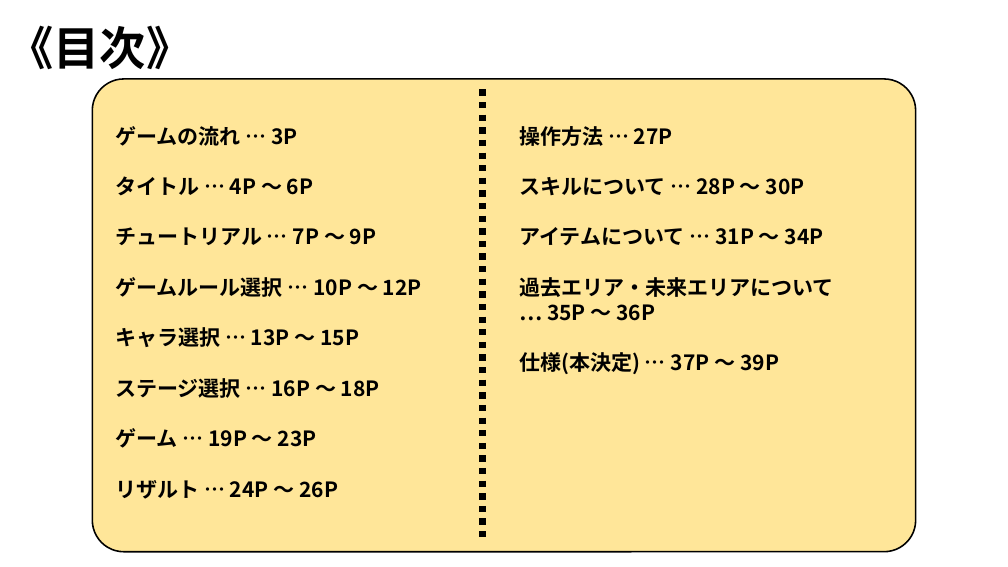
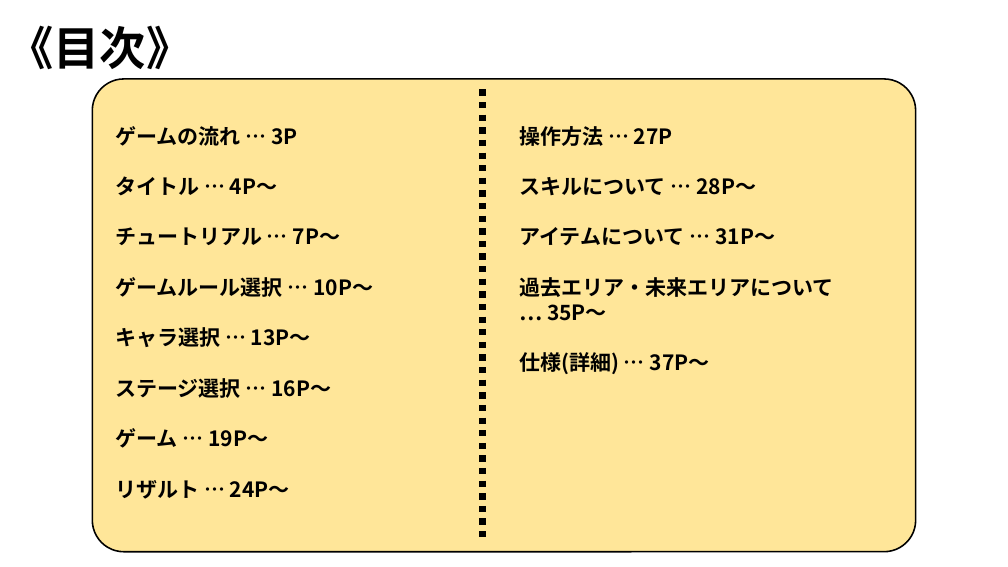
Before and after one commit to ARITA-MEIGEN/C-Team001, a slide deck: slide 2 of data/GS3_チーム2_仕様書.pptx. Drawn at 1008x567 pixels with LibreOffice and Linux fonts; fonts in the diff are those of the drawing; background and template pictures are left out. Boxes give left, top, right and bottom in pixels: in the first picture for what was removed or moved away, otherwise in the second. Text is boxed around its words. In the diff, an @@ line names an element or a change of style, - is before the commit and + after.

Commit message:
仕様書編集

```diff
--- a/data/GS3_チーム2_仕様書.pptx
+++ b/data/GS3_チーム2_仕様書.pptx
@@ text at (x1=115, y1=176, x2=373, y2=499): text changed @@
-タイトル … 4P ～ 6P
-チュートリアル … 7P ～ 9P
-ゲームルール選択 … 10P ～ 12P
-キャラ選択 … 13P ～ 15P
-ステージ選択 … 16P ～ 18P
-ゲーム … 19P ～ 23P
-リザルト … 24P ～ 26P
+タイトル … 4P～
+チュートリアル … 7P～
+ゲームルール選択 … 10P～
+キャラ選択 … 13P～
+ステージ選択 … 16P～
+ゲーム … 19P～
+リザルト … 24P～
@@ text at (x1=519, y1=177, x2=775, y2=245): text changed @@
-スキルについて … 28P ～ 30P
-アイテムについて … 31P ～ 34P
+スキルについて … 28P～
+アイテムについて … 31P～
@@ text at (x1=519, y1=304, x2=710, y2=374): text changed @@
-… 35P ～ 36P
-仕様(本決定) … 37P ～ 39P
+… 35P～
+仕様(詳細) … 37P～
```
Also in this commit, not shown: 5 other slides changed, 2 slides added.
